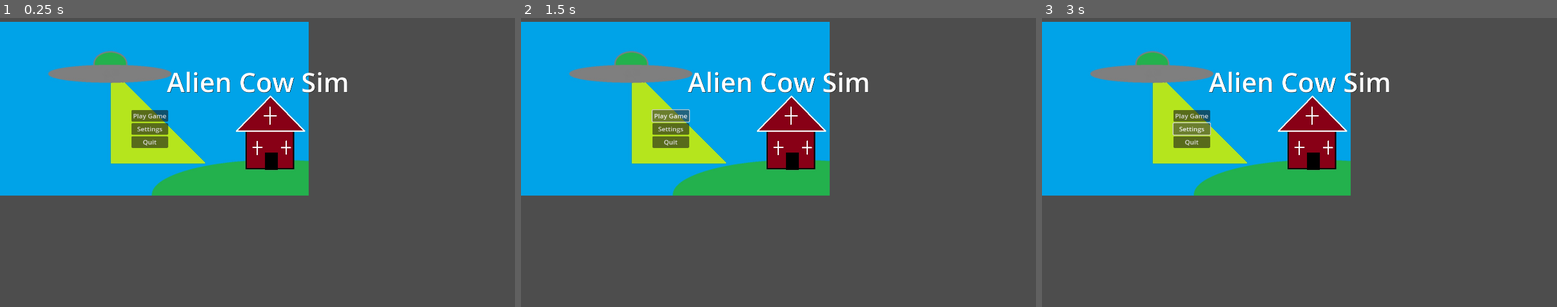
Above: before the commit, frames 1-3 (left to right).
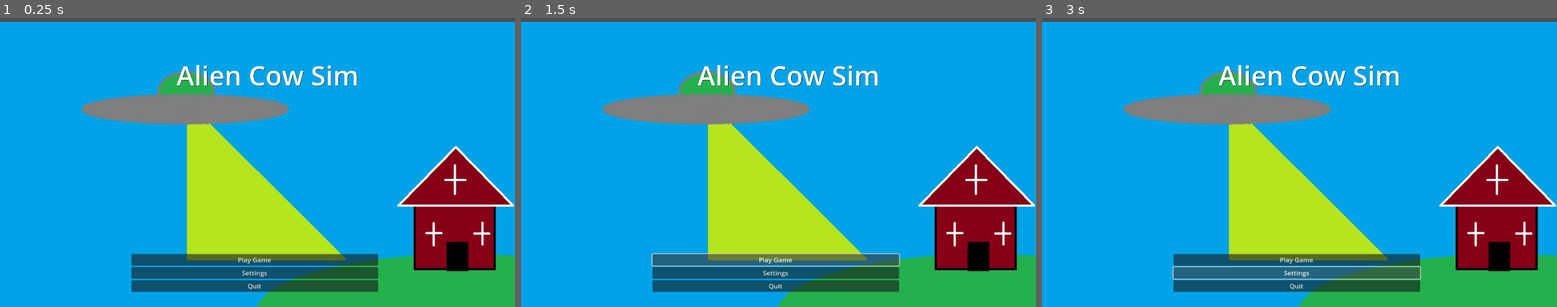
Above: after the commit, the same moments.

Repository: CJ-Eilenstine/Alien-Sim
Game: Godot game, scene res://Scenes/Levels/main_menu.tscn
Two runs of this game, one before a commit and one after it. Both use one fixed random seed, a clock stepped at 60 frames per second and the inputs below. The project has no main scene, so this scene is started directly.
Inputs:
- Up to frame 1 (0.25 s): no input
- Up to frame 2 (1.5 s): click "Play Game" at 0.5 s; click "Play Game" at 1.25 s
- Up to frame 3 (3 s): click "Play Game" at 2 s; click "Settings" at 2.75 s

The runs differ from the first frame. In frame 1, 77% of the frame differs, in the area x 0-100%, y 1-100%; in frame 2, 77%; in frame 3, 77%.

Commit message:
Fixed Screen
Ws in the Chhhaaaattttt

Diff:
--- a/Scenes/Levels/main_menu.tscn
+++ b/Scenes/Levels/main_menu.tscn
@@ -1,6 +1,6 @@
 [gd_scene load_steps=3 format=3 uid="uid://bvlya2krh0n5y"]
 
-[ext_resource type="Theme" uid="uid://33s77meh1437" path="res://Themes/title_theme.tres" id="1_g6dv3"]
+[ext_resource type="Theme" uid="uid://33s77meh1437" path="res://themes/title_theme.tres" id="1_g6dv3"]
 [ext_resource type="Texture2D" uid="uid://dxrtctkp6gi1f" path="res://Images/titleBG.jpg" id="2_enqk2"]
 
 [node name="Title" type="Node2D"]
@@ -20,10 +20,10 @@
 anchors_preset = -1
 anchor_right = 1.0
 anchor_bottom = 0.4
-offset_left = 2.0
-offset_top = 23.0
-offset_right = 2.0
-offset_bottom = 23.0
+offset_left = 38.0
+offset_top = -2.0
+offset_right = 38.0
+offset_bottom = -2.0
 grow_horizontal = 2
 grow_vertical = 2
 theme = ExtResource("1_g6dv3")
@@ -35,9 +35,9 @@
 [node name="VBoxContainer" type="VBoxContainer" parent="CanvasLayer/UI"]
 layout_mode = 0
 offset_left = 490.0
-offset_top = 344.0
-offset_right = 580.0
-offset_bottom = 410.0
+offset_top = 882.0
+offset_right = 1095.0
+offset_bottom = 1007.0
 scale = Vector2(1.52, 1.4)
 
 [node name="Play" type="Button" parent="CanvasLayer/UI/VBoxContainer"]
@@ -53,5 +53,6 @@
 text = "Quit"
 
 [node name="TitleBg" type="Sprite2D" parent="."]
-position = Vector2(574, 339)
+position = Vector2(967.778, 560.5)
+scale = Vector2(1.68364, 1.68364)
 texture = ExtResource("2_enqk2")
